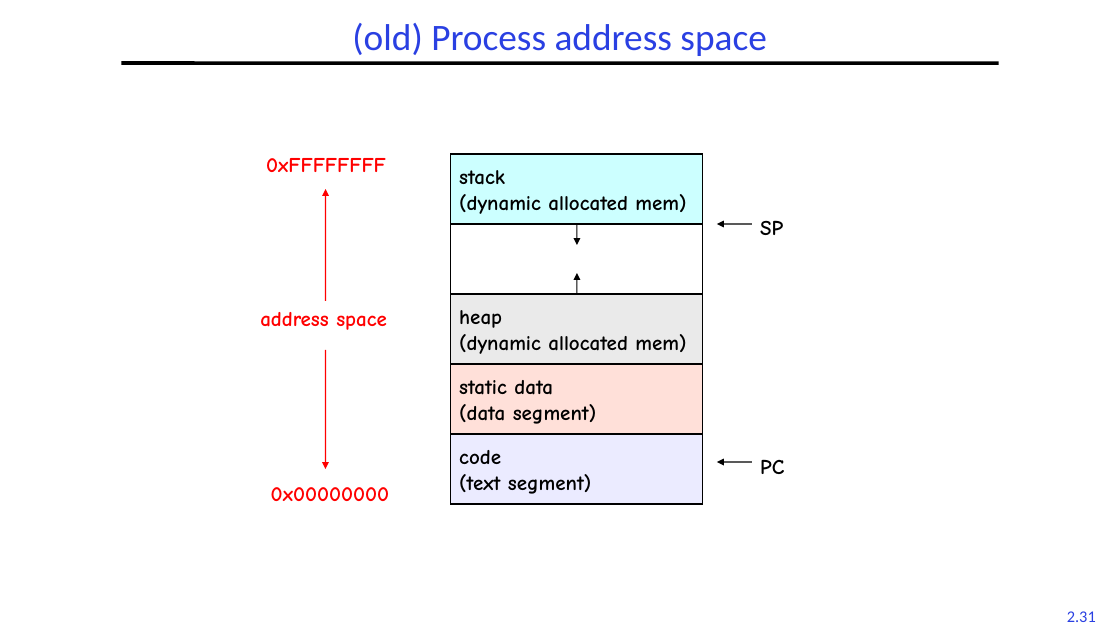
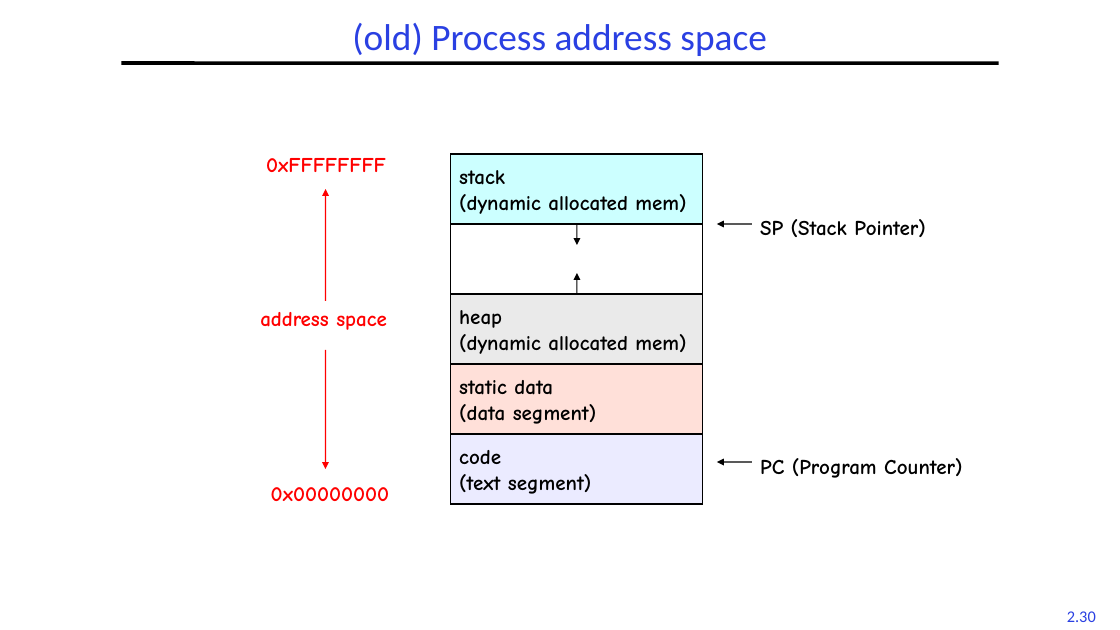
Before and after one commit to guhofstra/CSC256Fa25, a slide deck: slide 30 of PPTs/L2-Processes Threads.pptx (slide 31 before the commit). Drawn at 1120x630 pixels with LibreOffice and Linux fonts; fonts in the diff are those of the drawing. Boxes give left, top, right and bottom in pixels: in the first picture for what was removed or moved away, otherwise in the second. Text is boxed around its words. In the diff, an @@ line names an element or a change of style, - is before the commit and + after.

```diff
--- a/PPTs/L2-Processes Threads.pptx
+++ b/PPTs/L2-Processes Threads.pptx
@@ text at [760, 219, 926, 237]: text changed @@
-SP
+SP (Stack Pointer)
@@ text at [760, 458, 962, 478]: text changed @@
-PC
+PC (Program Counter)
@@ page number at [1067, 611, 1096, 622]: text changed @@
-2.31
+2.30
```
Also in this commit, not shown: 4 other slides changed, 1 slide removed, 1 other file.
